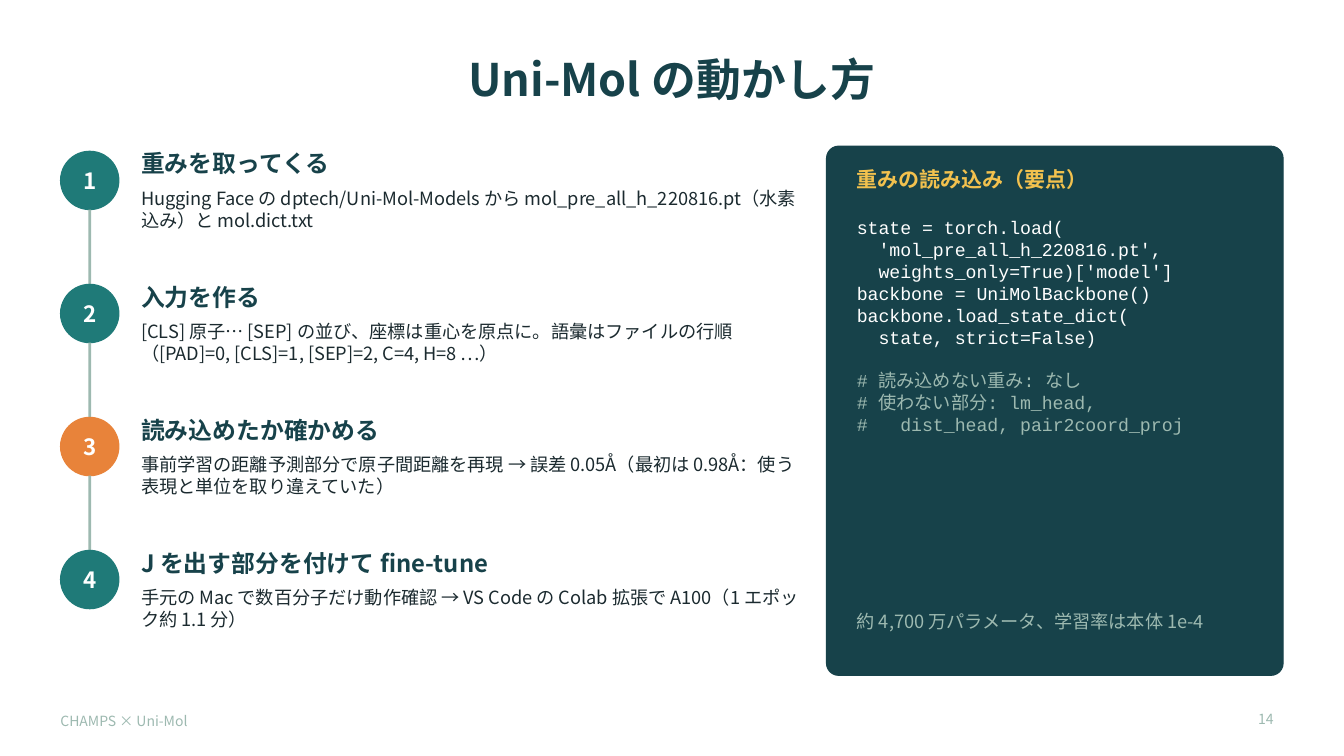
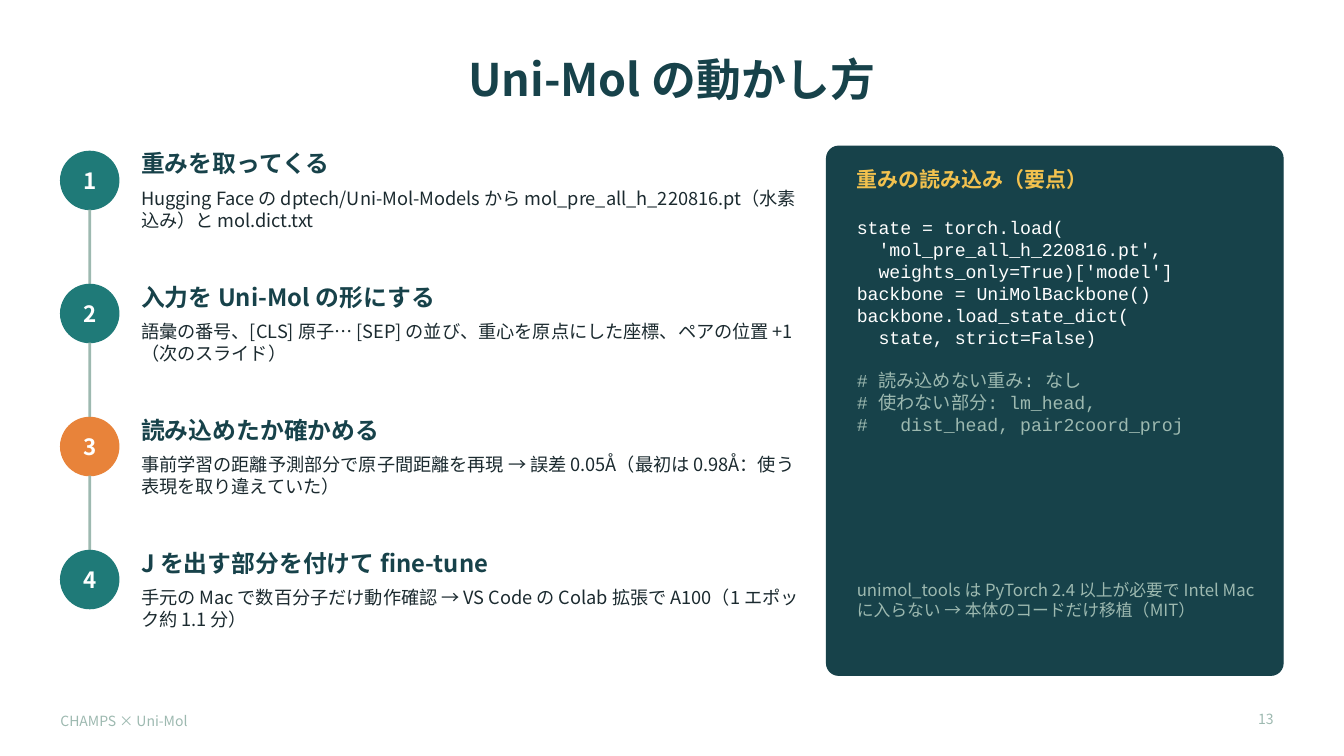
Before and after one commit to kino0120/predicting-molecular-properties, a slide deck: slide 13 of slides/champs_unimol.pptx (slide 14 before the commit). Drawn at 1344x756 pixels with LibreOffice and Linux fonts; fonts in the diff are those of the drawing. Boxes give left, top, right and bottom in pixels: in the first picture for what was removed or moved away, otherwise in the second. Text is boxed around its words. In the diff, an @@ line names an element or a change of style, - is before the commit and + after.

```diff
--- a/slides/champs_unimol.pptx
+++ b/slides/champs_unimol.pptx
@@ text at (x1=141, y1=285, x2=434, y2=308): text changed @@
-入力を作る
+入力を Uni-Mol の形にする
@@ text at (x1=141, y1=322, x2=793, y2=362): text changed @@
-[CLS] 原子… [SEP] の並び、座標は重心を原点に。語彙はファイルの行順（[PAD]=0, [CLS]=1, [SEP]=2, C=4, H=8 …）
+語彙の番号、[CLS] 原子… [SEP] の並び、重心を原点にした座標、ペアの位置 +1（次のスライド）
@@ text at (x1=141, y1=453, x2=794, y2=495): text changed @@
-事前学習の距離予測部分で原子間距離を再現 → 誤差 0.05Å（最初は 0.98Å：使う表現と単位を取り違えていた）
+事前学習の距離予測部分で原子間距離を再現 → 誤差 0.05Å（最初は 0.98Å：使う表現を取り違えていた）
@@ text at (x1=857, y1=582, x2=1255, y2=618): text changed; size 13 to 12 pt @@
-約 4,700 万パラメータ、学習率は本体 1e-4
+unimol_tools は PyTorch 2.4 以上が必要で Intel Mac に入らない → 本体のコードだけ移植（MIT）
@@ page number at (x1=1258, y1=714, x2=1274, y2=724): text changed @@
-14
+13
```
Also in this commit, not shown: 3 other slides changed, 4 slides added, 1 other file.
